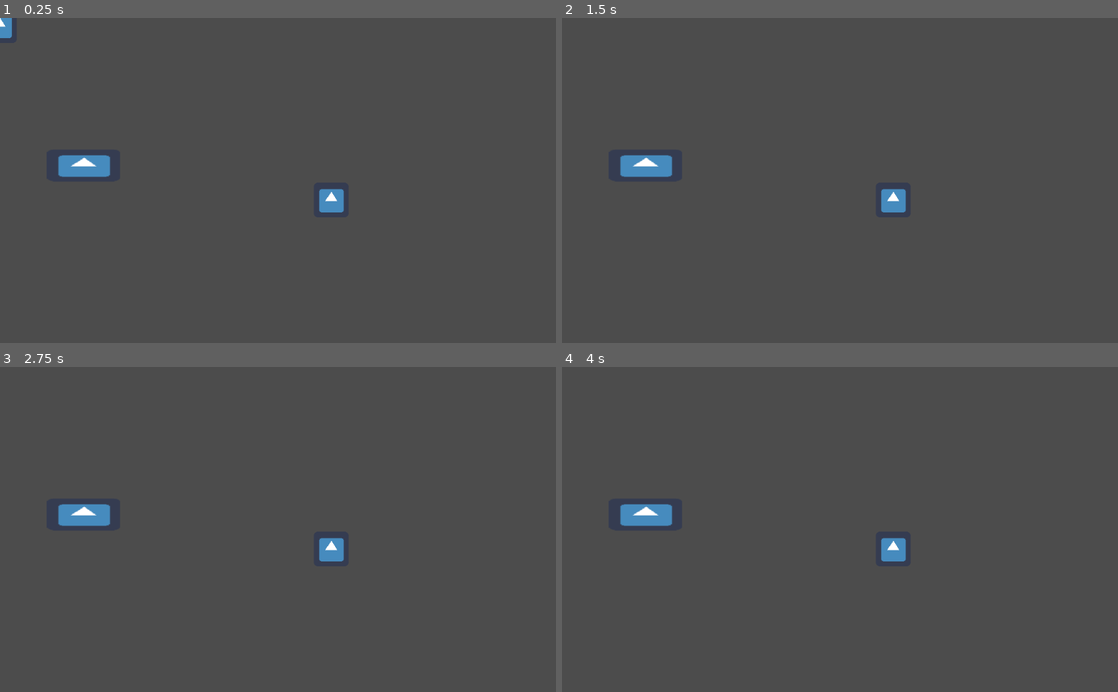
Above: before the commit, frames 1-4 (two rows, left to right).
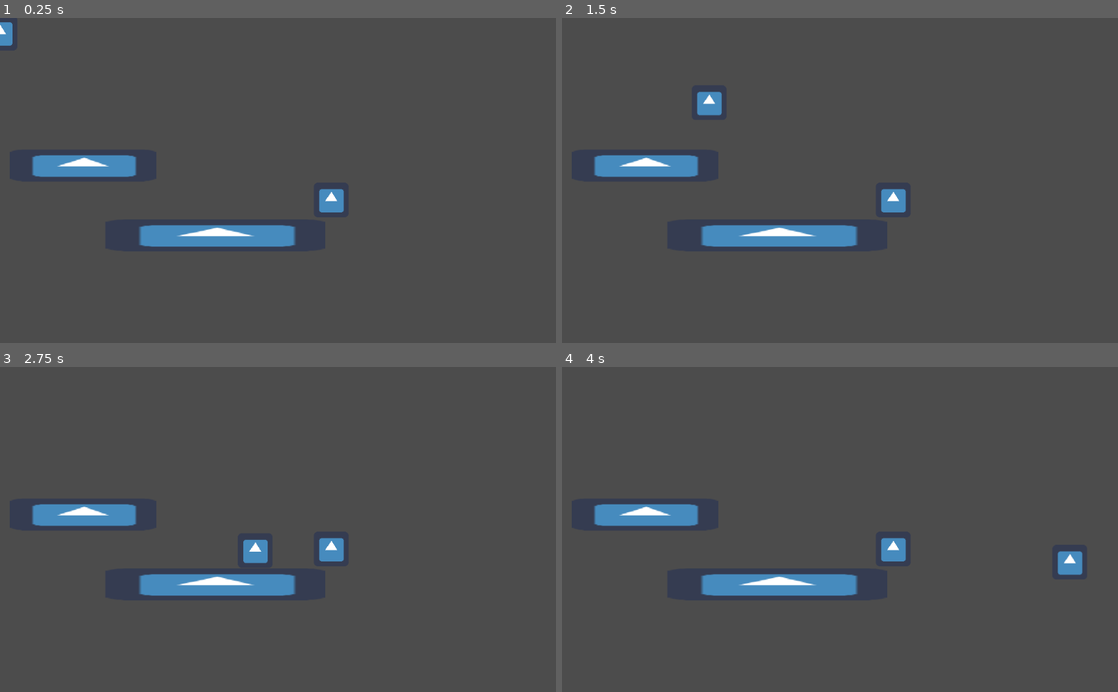
Above: after the commit, the same moments.

Repository: Blavier/Hearthfactions
Game: Godot game, scene res://Node2D.tscn
Two runs of this game, one before a commit and one after it. Both use one fixed random seed, a clock stepped at 60 frames per second and the inputs below. The engine's default icon, where the game draws it, is replaced by a stand-in: a white triangle on a blue panel in a dark square.
Inputs:
- Up to frame 1 (0.25 s): no input
- Up to frame 2 (1.5 s): hold Up (ui_up) 0.53-1.28 s; hold Right (ui_right) from 0.53 s (still down); tap Up (ui_up) at 1.35 s
- Up to frame 3 (2.75 s): tap Up (ui_up) at 1.52, 1.82 s; release Right (ui_right) at 2.03 s; hold Left (ui_left) from 2.03 s (still down); hold Up (ui_up) from 2.03 s (still down)
- Up to frame 4 (4 s): release Left (ui_left) at 2.78 s; release Up (ui_up) at 2.78 s; hold Right (ui_right) from 2.78 s (still down); tap Up (ui_up) at 2.85, 3.02, 3.32 s; hold Up (ui_up) from 3.53 s (still down)

The runs differ from the first frame. In frame 1, 2.8% of the frame differs, in the area x 0-54%, y 0-71%; in frame 2, 3.0%; in frame 3, 3.0%; in frame 4, 3.0%, in the area x 5-94%, y 42-71%.

Commit message:
move
move 2

move

Diff:
--- a/KinematicBody2D.gd
+++ b/KinematicBody2D.gd
@@ -1,9 +1,12 @@
 extends KinematicBody2D
 
-var movementspeed = 50
-var friction = 0.98
+var movementspeed = 35
+var jumpvelocity = 450
 
-var gravity = 5
+var groundfriction = 0.90
+var airfriction = 0.95
+
+var gravity = 14
 var time_passed = 0
 var velocity = Vector2()
 
@@ -15,10 +18,13 @@
 		velocity.x -= movementspeed
 	if Input.is_action_pressed("ui_down"):
 		velocity.y += movementspeed
-	if Input.is_action_pressed("ui_up"):
-		velocity.y -= movementspeed
+	#if Input.is_action_pressed("ui_up"):
+	#	velocity.y -= movementspeed
 
-	velocity.x *= friction;
+	if is_on_floor():
+		velocity.x *= groundfriction;
+	else:
+		velocity.x *= airfriction;
 	#velocity.y *= friction;
 
 	#velocity.x += speed * delta
@@ -26,6 +32,23 @@
 
 
 	#time_passed += delta
+
+
+
+
 	velocity.y += gravity
 
-	move_and_slide(velocity)
+	#var space_state = get_world_2d().direct_space_state
+	#var result = space_state.intersect_ray(Vector2(position.x, position.y), Vector2(position.x, position.y + 31))
+
+	if is_on_floor():
+		velocity.y = 0;
+
+	if is_on_wall():
+		velocity.x = 0;
+
+	if Input.is_action_just_pressed("ui_up"):
+		if is_on_floor():
+			velocity.y = -jumpvelocity
+
+	move_and_slide(velocity, Vector2.UP)
--- a/Node2D.tscn
+++ b/Node2D.tscn
@@ -18,14 +18,15 @@
 script = ExtResource( 2 )
 
 [node name="CollisionShape2D" type="CollisionShape2D" parent="Player"]
+scale = Vector2( 3, 3 )
 shape = SubResource( 2 )
 
 [node name="Icon3" type="Sprite" parent="Player"]
-position = Vector2( -1, 4 )
 texture = ExtResource( 1 )
 
 [node name="StaticBody2D" type="StaticBody2D" parent="."]
 position = Vector2( 155, 271 )
+scale = Vector2( 2, 1 )
 
 [node name="CollisionShape2D" type="CollisionShape2D" parent="StaticBody2D"]
 position = Vector2( 1, 1 )
@@ -35,3 +36,16 @@
 position = Vector2( -2, -6.10352e-05 )
 scale = Vector2( 2.10938, 0.921875 )
 texture = ExtResource( 1 )
+
+[node name="StaticBody2D2" type="StaticBody2D" parent="."]
+position = Vector2( 400, 400 )
+scale = Vector2( 3, 1 )
+
+[node name="CollisionShape2D" type="CollisionShape2D" parent="StaticBody2D2"]
+position = Vector2( 1, 1 )
+shape = SubResource( 1 )
+
+[node name="Icon2" type="Sprite" parent="StaticBody2D2/CollisionShape2D"]
+position = Vector2( -2, -6.10352e-05 )
+scale = Vector2( 2.10938, 0.921875 )
+texture = ExtResource( 1 )
